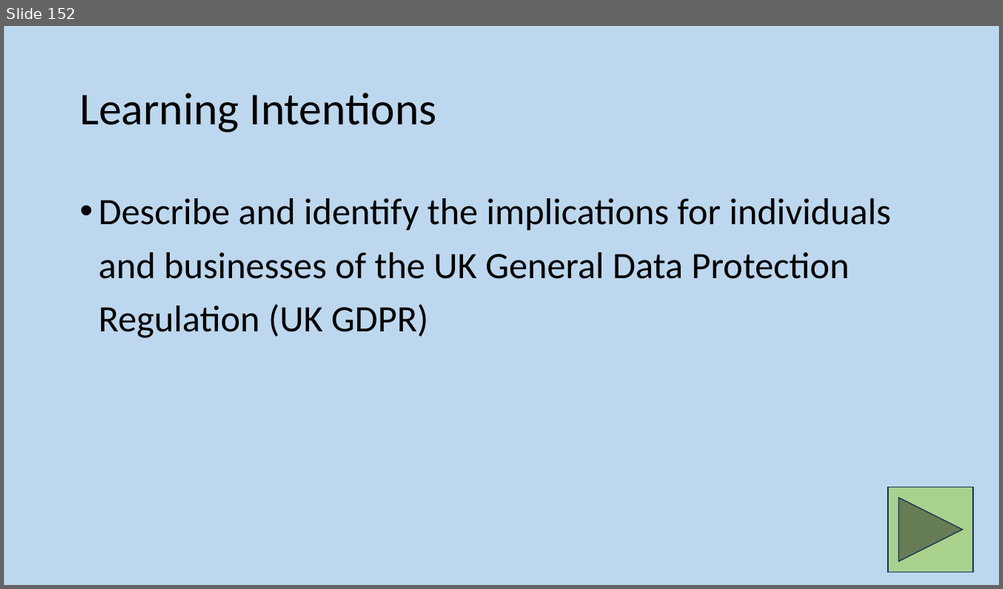
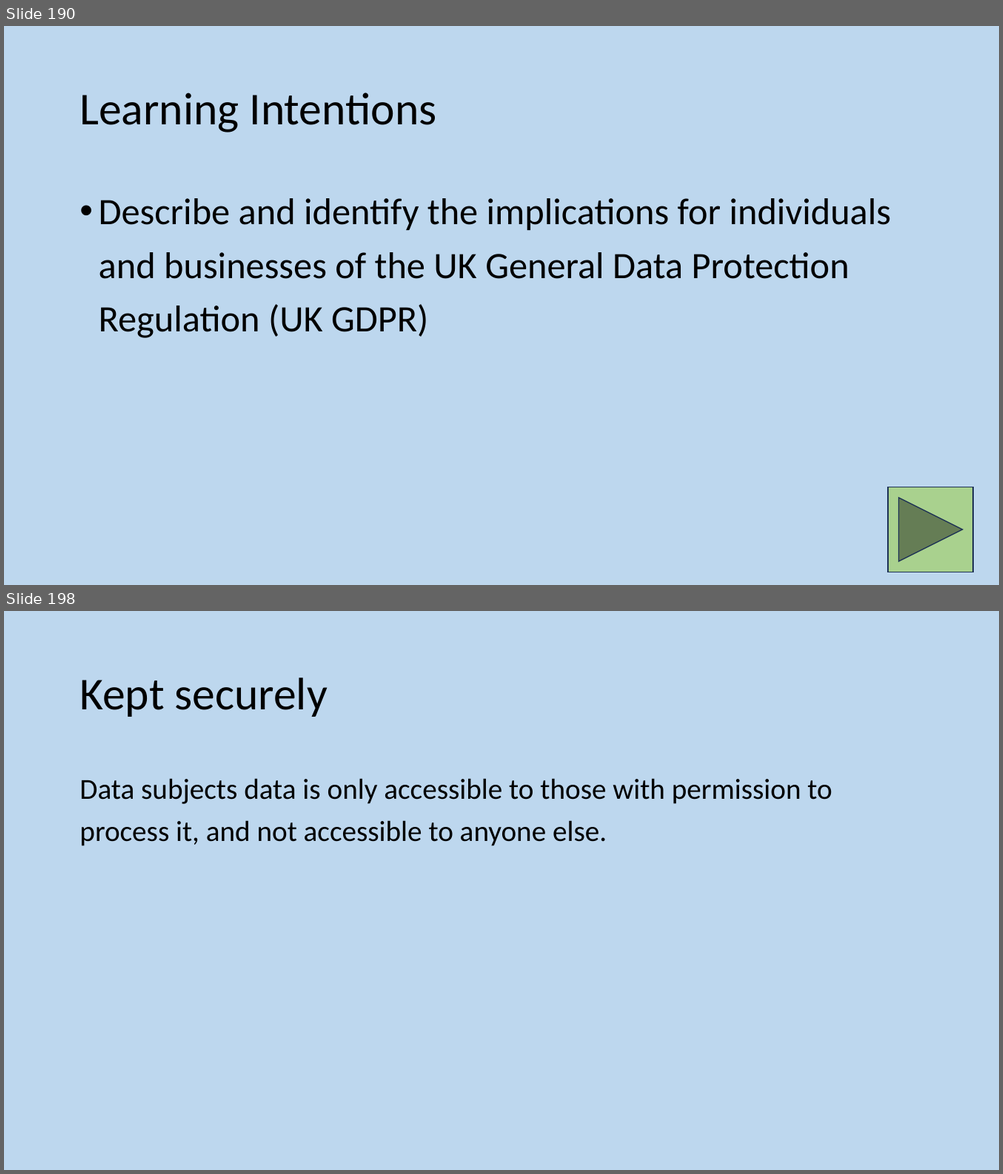
Before and after one commit to MrFriendCS/MrFriendCS.github.io, a slide deck: n5/ddd/N5 CS DDD Slides.pptx. Shown one above the other, each under a label of ours: slide 152 before the commit, slides 190 and 198 after it; the slides between them are not shown. The pictures are 1003x589 and 1003x1174 pixels, drawn with LibreOffice and Linux fonts; fonts in the diff are those of the drawing. Boxes give left, top, right and bottom in pixels: in the first picture for what was removed or moved away, otherwise in the second. Text is boxed around its words. In the diff, an @@ line names an element or a change of style, - is before the commit and + after.

```diff
--- a/n5/ddd/N5 CS DDD Slides.pptx
+++ b/n5/ddd/N5 CS DDD Slides.pptx
@@ slide 198 added at (4, 611, 999, 1170), background #BDD7EE @@
@@ title added at (79, 678, 327, 717), 44 pt, text #000000 @@
+Kept securely
@@ text added at (79, 778, 831, 846), 28 pt, text #000000 @@
+Data subjects data is only accessible to those with permission to process it, and not accessible to anyone else.
@@ what was slide 152 is now slide 190 @@
```
Also in this commit, not shown: 7 slides changed, 7 other slides added, 3 other files.
